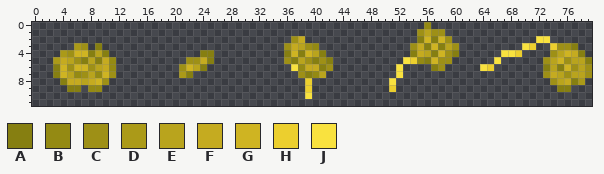
Sprite sheet: graphics/sprites/equipment/head/goldenrosehat.png. Above, as it was before the edit.
The file is 80x12 pixels. Colours within 5 levels of each other are drawn and written as one.
Palette (. is transparent): A #867f11  B #948a13  C #9e9016  D #ab9a18  E #b9a41d  F #c5ab20  G #cfb422  H #eccf2e  J #f9e23f
And afterwards:
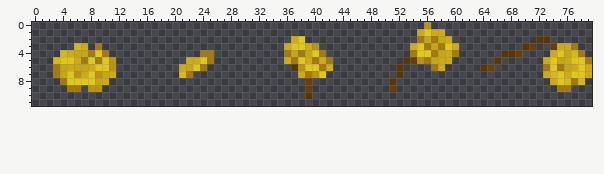
The edit:
@@ palette @@
-A #867f11
+A #a37910
-B #948a13
+B #b99314
-C #9e9016
+C #cfa917
-D #ab9a18
+D #d6b919
-E #b9a41d
+E #e0c71b
-G #cfb422
+G #c5a716
-H #eccf2e
+H #6a3f07
-J #f9e23f
+J #573706
@@ x 0..79 @@
  1 .......................................................CECC.....................
- 2 .....................................CF................AGAGC............JJ......
- 3 ......DC.A..........................CFECB.............CFAGAEC.........JH..HCCA..
- 4 ....DCGGAEA.............AA..........AGAGEA............AFEAGCA......JJH....CEGFA.
- 5 ...DFECAEAFB..........CCFA..........CAECACA..........JHBAGCC......J......CEGCEEA
- 6 ...AGCGGCEFB.........CGEA............JBFFAC.........J....AC.....JH.......AEAGCEC
- 7 ...AGEBCEBGC.........DA...............CABE..........J....................CFECEEC
- 8 ....AFFEFGC............................H...........J......................CEFAD.
+ 2 .....................................CE................AGAGC............JJ......
+ 3 ......DC.A..........................CEECB.............CEAGAEC.........JH..HCCA..
+ 4 ....DCGGAEA.............AA..........AGAGEA............AEEAGCA......JJH....CEGDA.
+ 5 ...DEECAEAEB..........CCEA..........CAECACA..........JHBAGCC......J......CEGCEEA
+ 6 ...AGCGGCEEB.........CGEA............JBEEAC.........J....AC.....JH.......AEAGCEC
+ 7 ...AGEBCEBGC.........DA...............CABE..........J....................CDECEEC
+ 8 ....AEEEEGC............................H...........J......................CEDAD.
  9 .....AA.BB.............................H...........H.......................AA...
